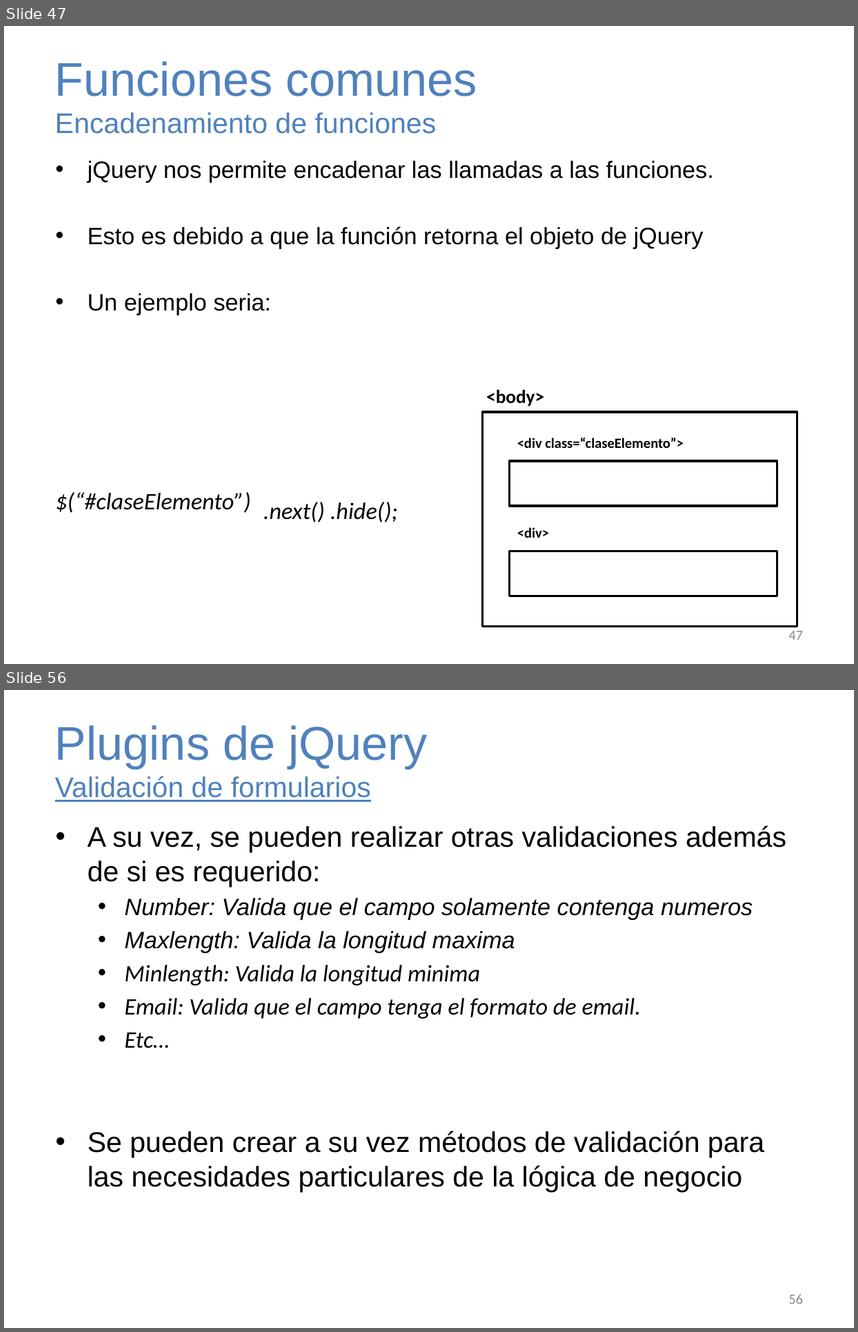
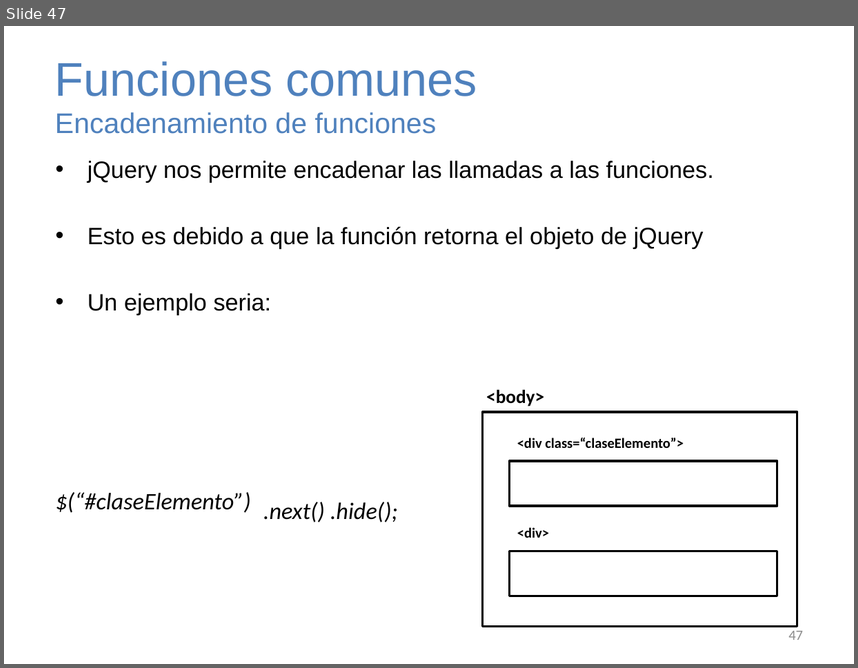
Before and after one commit to AlanNoboa/STKJavascriptJquery, a slide deck: Javascript y JQuery.pptx. Shown one above the other, each under a label of ours: slides 47 and 56 before the commit, slide 47 after it; the slides between them are not shown. The pictures are 858x1332 and 858x668 pixels, drawn with LibreOffice and Linux fonts; fonts in the diff are those of the drawing. Boxes give left, top, right and bottom in pixels: in the first picture for what was removed or moved away, otherwise in the second. Text is boxed around its words. In the diff, an @@ line names an element or a change of style, - is before the commit and + after.

```diff
--- a/Javascript y JQuery.pptx
+++ b/Javascript y JQuery.pptx
@@ slide 56 removed at [4,690,854,1328], background #FFFFFF @@
@@ title removed at [55,725,427,802] @@
-Plugins de jQuery
-Validación de formularios
@@ text removed at [87,825,786,1192] @@
-• A su vez, se pueden realizar otras validaciones además de si es requerido:
-  • Number: Valida que el campo solamente contenga numeros
-  • Maxlength: Valida la longitud maxima
-  • Minlength: Valida la longitud minima
-  • Email: Valida que el campo tenga el formato de email.
-  • Etc…
-• Se pueden crear a su vez métodos de validación para las necesidades particulares de la lógica de negocio
@@ page number removed at [789,1294,803,1303] @@
-56
```
Also in this commit, not shown: 1 slide changed, 9 other slides removed.
